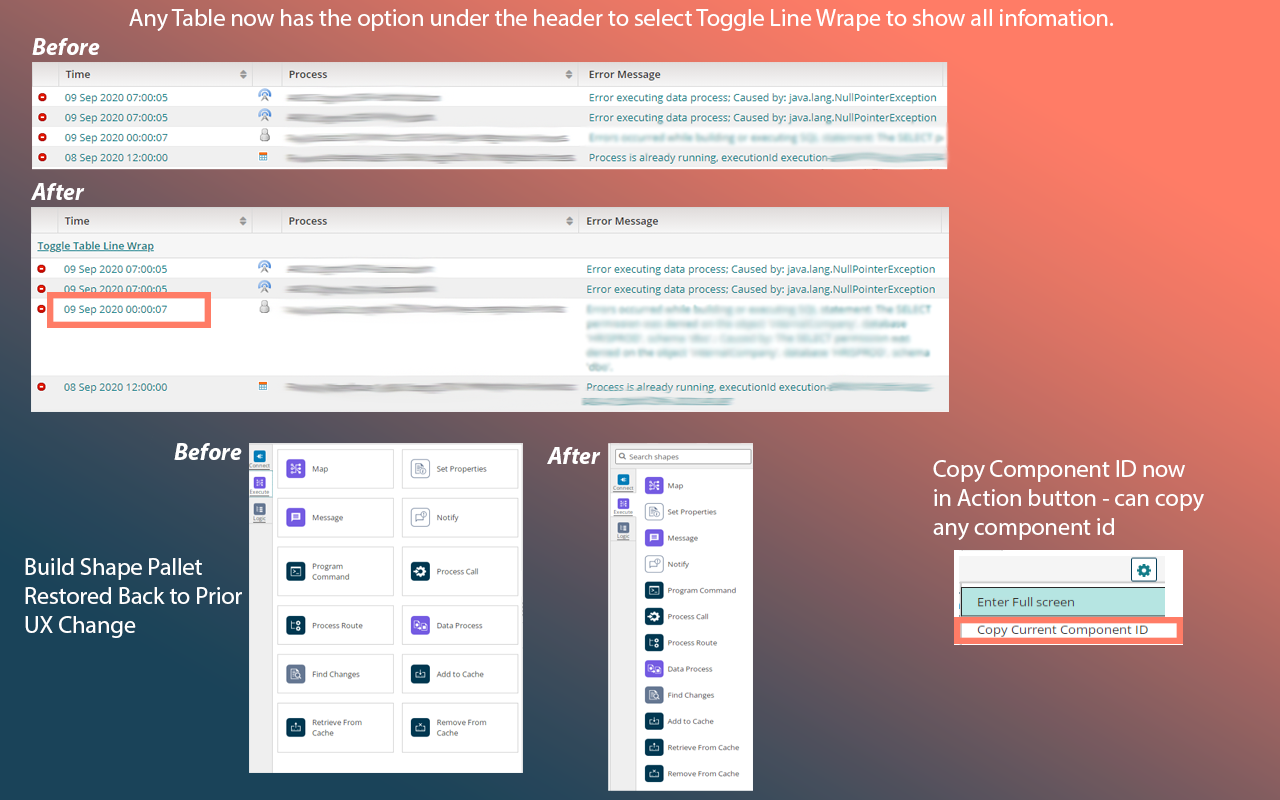
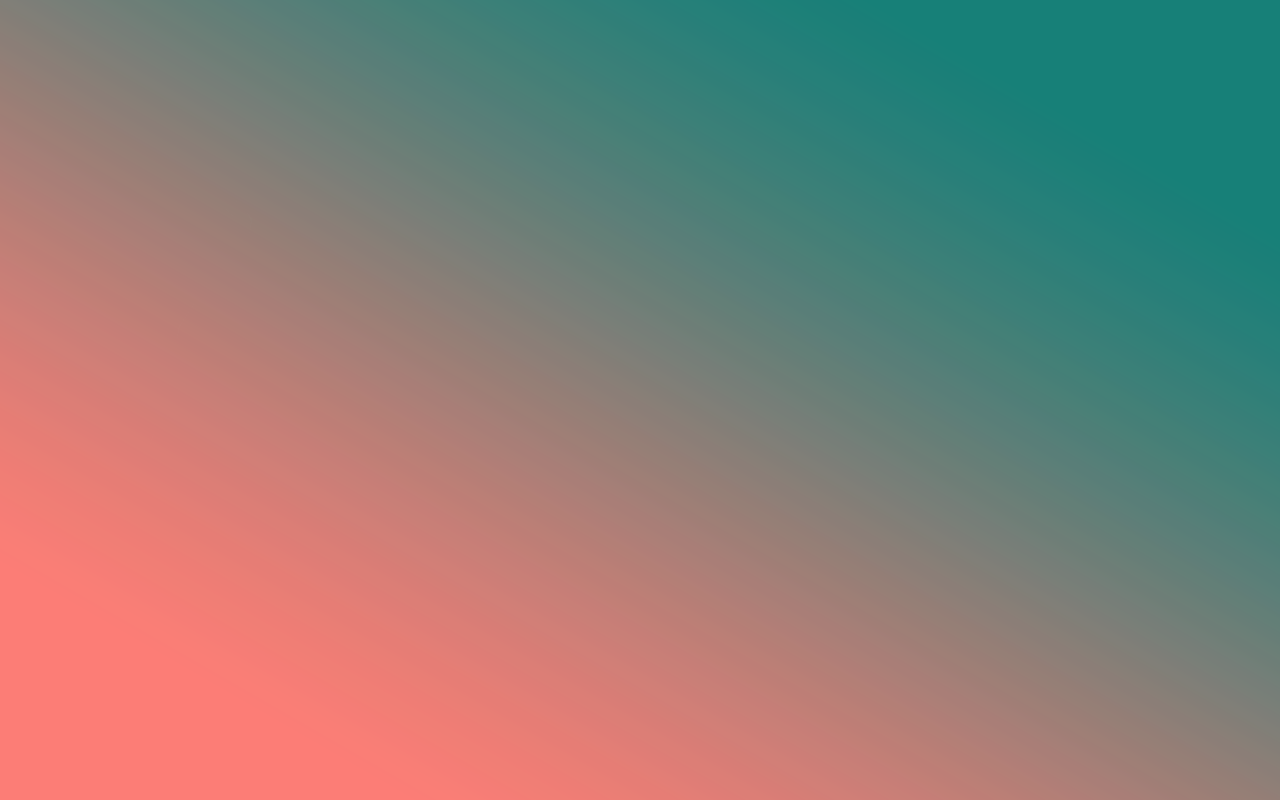
Layer changes from the first 1280 × 800 image to the second:
removed layer "Rectangle 1 copy 4" over 954, 617, 1183, 644
removed layer "Rectangle 1 copy 3" over 47, 292, 211, 328
removed layer "Layer 3" over 32, 62, 954, 172
removed layer "After copy" over 547, 447, 601, 464
removed layer "After" over 31, 183, 85, 200
removed layer "Layer 2" over 31, 207, 949, 412
removed layer "Before copy" over 174, 443, 242, 460
removed layer "Before" over 32, 38, 100, 55
removed layer "Copy Component ID now in Action button - can copy any componen" over 933, 460, 1204, 540
removed layer "Build Shape Pallet Restored Back to Prior UX Change" over 25, 558, 242, 638
removed layer "Any Table now has the option under the header to select Toggle" over 129, 9, 1114, 31
removed layer "Layer 4" over 249, 443, 523, 773
removed layer "Layer 5" over 608, 443, 753, 791
removed layer "Layer 6" over 954, 550, 1183, 645
